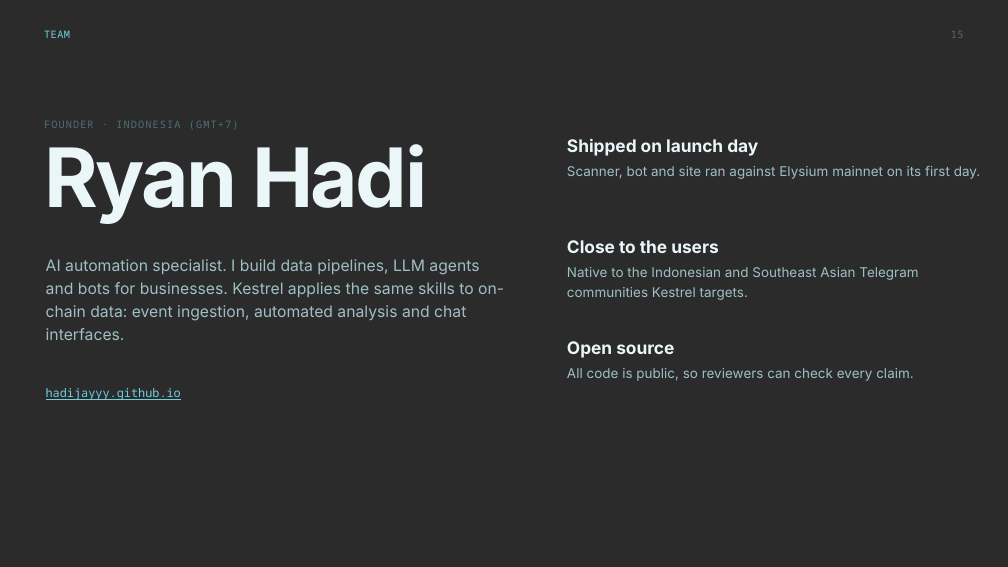
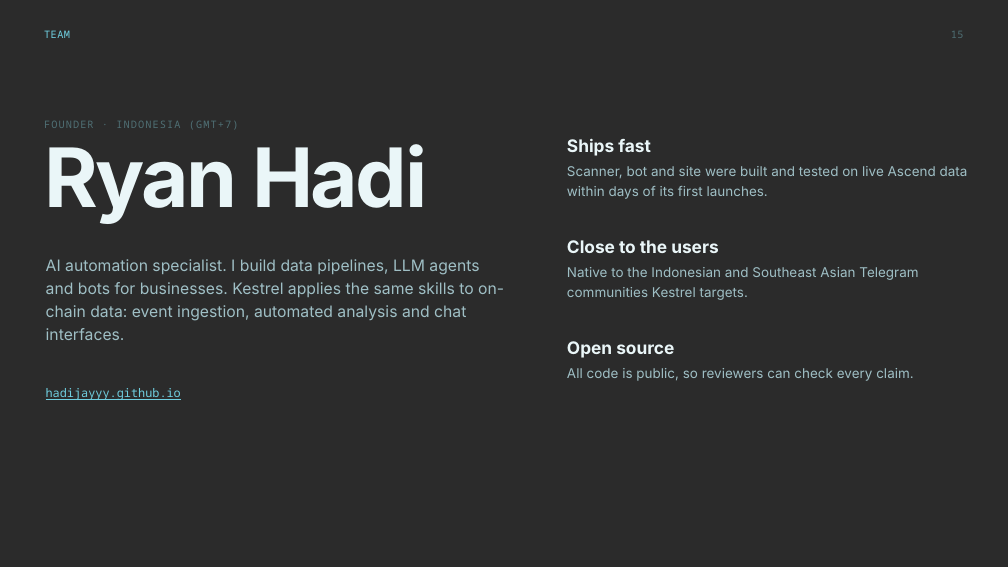
Before and after one commit to hadijayyy/hadijayyy.github.io, a slide deck: slide 15 of kestrel/deck/Kestrel-Pitch-Deck.pptx. Drawn at 1008x567 pixels with LibreOffice and Linux fonts; fonts in the diff are those of the drawing; background and template pictures are left out; a plain dark background stands for a picture behind light text. Boxes give left, top, right and bottom in pixels: in the first picture for what was removed or moved away, otherwise in the second. Text is boxed around its words. In the diff, an @@ line names an element or a change of style, - is before the commit and + after.

```diff
--- a/kestrel/deck/Kestrel-Pitch-Deck.pptx
+++ b/kestrel/deck/Kestrel-Pitch-Deck.pptx
@@ text at (567, 139, 651, 156): text changed @@
-Shipped on launch day
+Ships fast
@@ text at (567, 166, 968, 199): text changed @@
-Scanner, bot and site ran against Elysium mainnet on its first day.
+Scanner, bot and site were built and tested on live Ascend data within days of its first launches.
```
Also in this commit, not shown: 2 other slides changed, 1 slide added, 1 slide removed, 4 other files.
